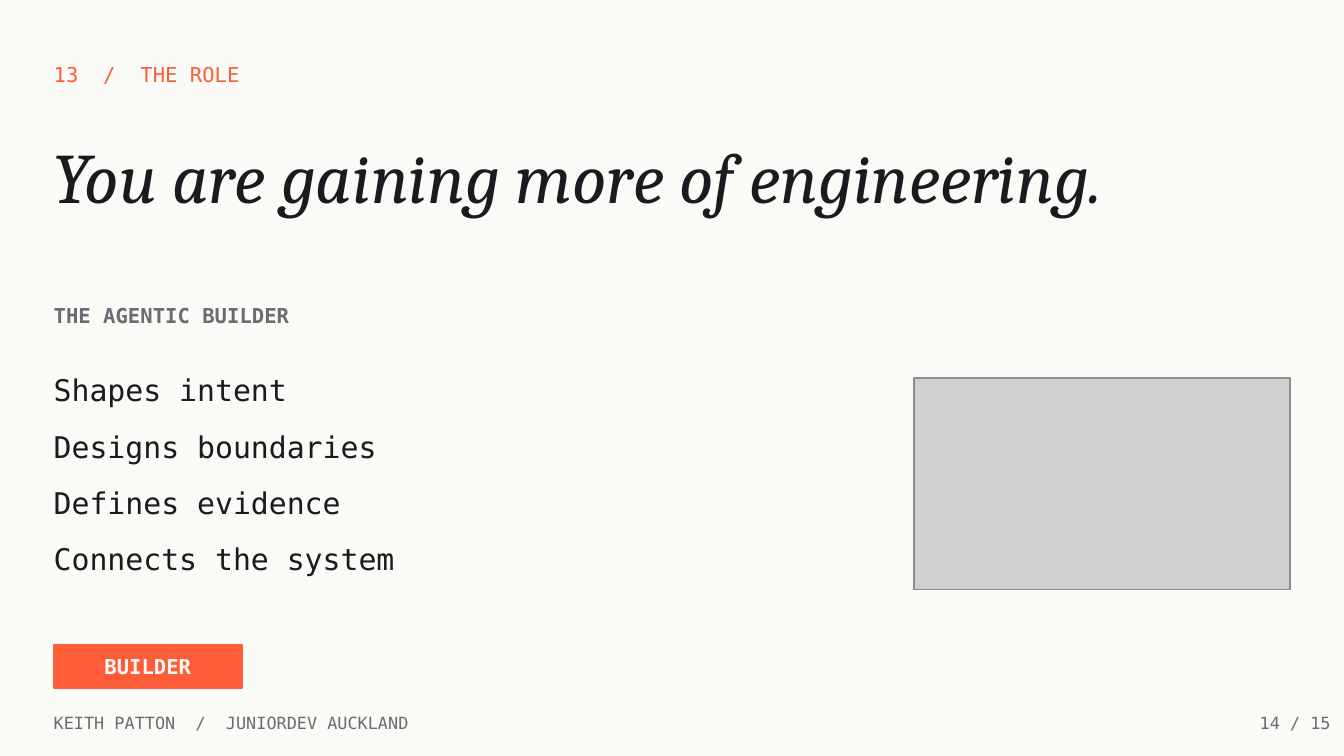
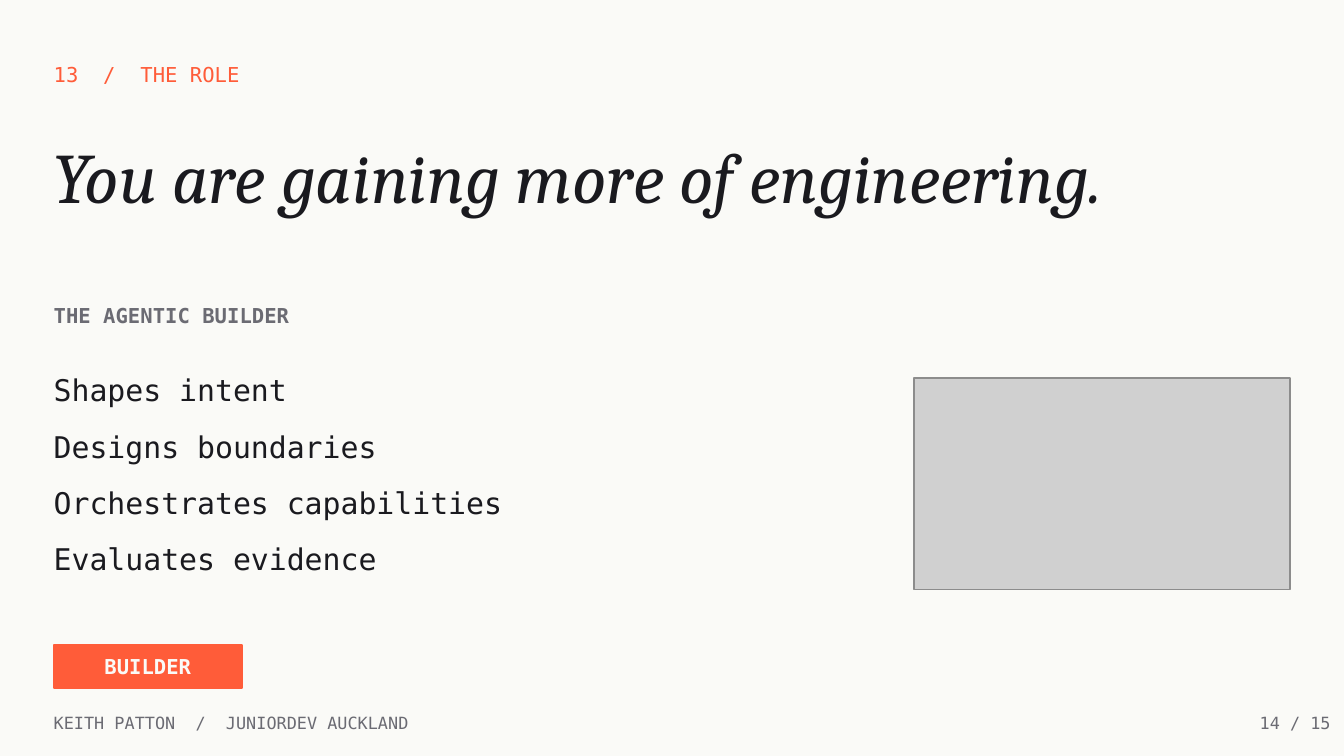
Before and after one commit to keithpatton/junior-dev-agentic-demo, a slide deck: slide 14 of presentation/Beyond-the-Prompt-JuniorDev.pptx. Drawn at 1344x756 pixels with LibreOffice and Linux fonts; fonts in the diff are those of the drawing; grey boxes stand for pictures. Boxes give left, top, right and bottom in pixels: in the first picture for what was removed or moved away, otherwise in the second. Text is boxed around its words. In the diff, an @@ line names an element or a change of style, - is before the commit and + after.

```diff
--- a/presentation/Beyond-the-Prompt-JuniorDev.pptx
+++ b/presentation/Beyond-the-Prompt-JuniorDev.pptx
@@ text at (x1=54, y1=491, x2=502, y2=521): text changed @@
-Defines evidence
+Orchestrates capabilities
@@ text at (x1=54, y1=547, x2=377, y2=571): text changed @@
-Connects the system
+Evaluates evidence
```
Also in this commit, not shown: 8 other slides changed, 2 slides added, 2 slides removed, 14 other files.
